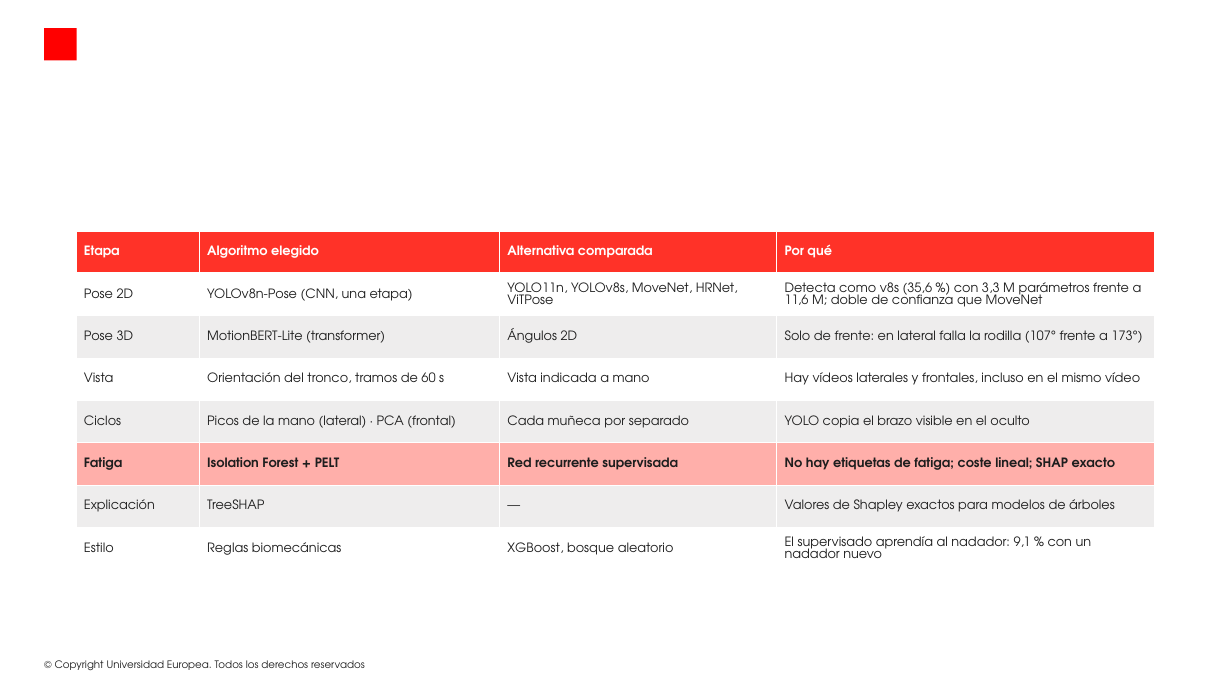
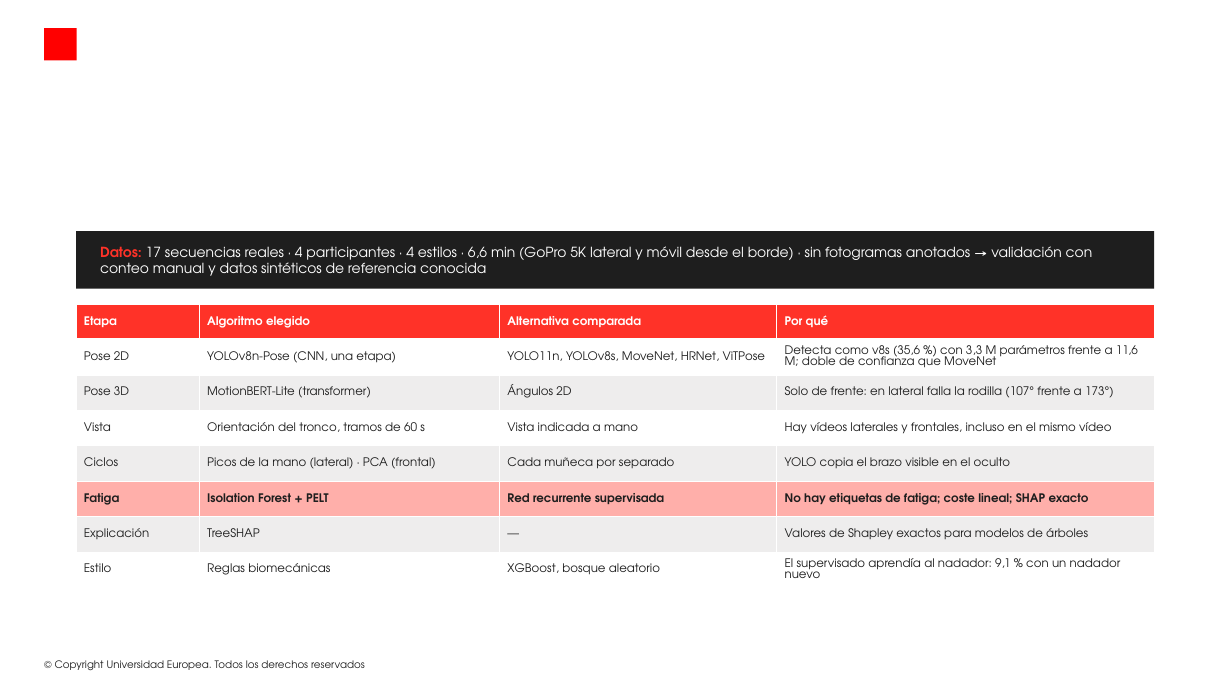
Before and after one commit to modeliana1-rgb/Strokelab, a slide deck: slide 4 of presentacion/StrokeLab_defensa.pptx (slide 3 before the commit). Drawn at 1232x693 pixels with LibreOffice and Linux fonts; fonts in the diff are those of the drawing; background and template pictures are left out. Boxes give left, top, right and bottom in pixels: in the first picture for what was removed or moved away, otherwise in the second. Text is boxed around its words. In the diff, an @@ line names an element or a change of style, - is before the commit and + after.

```diff
--- a/presentacion/StrokeLab_defensa.pptx
+++ b/presentacion/StrokeLab_defensa.pptx
@@ rectangle added at (76, 231, 1154, 289), fill #1E1E1E @@
@@ text added at (100, 246, 1093, 276), 13 pt, text #FFFFFF @@
+Datos: 17 secuencias reales · 4 participantes · 4 estilos · 6,6 min (GoPro 5K lateral y móvil desde el borde) · sin fotogramas anotados → validación con conteo manual y datos sintéticos de referencia conocida
@@ table at (76, 304, 1154, 588) @@
@@ size 12 to 11 pt @@
@@ table: place and size @@
-table at (76, 231, 1154, 570)
+table at (76, 304, 1154, 588)
```
Also in this commit, not shown: 3 other slides changed, 2 slides added, 2 slides removed, 3 other files.
